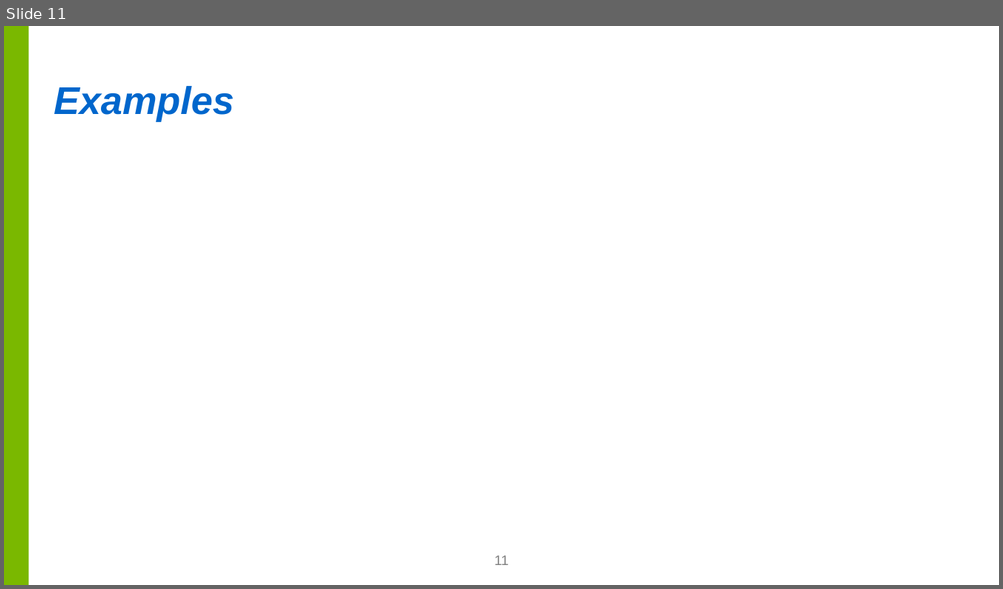
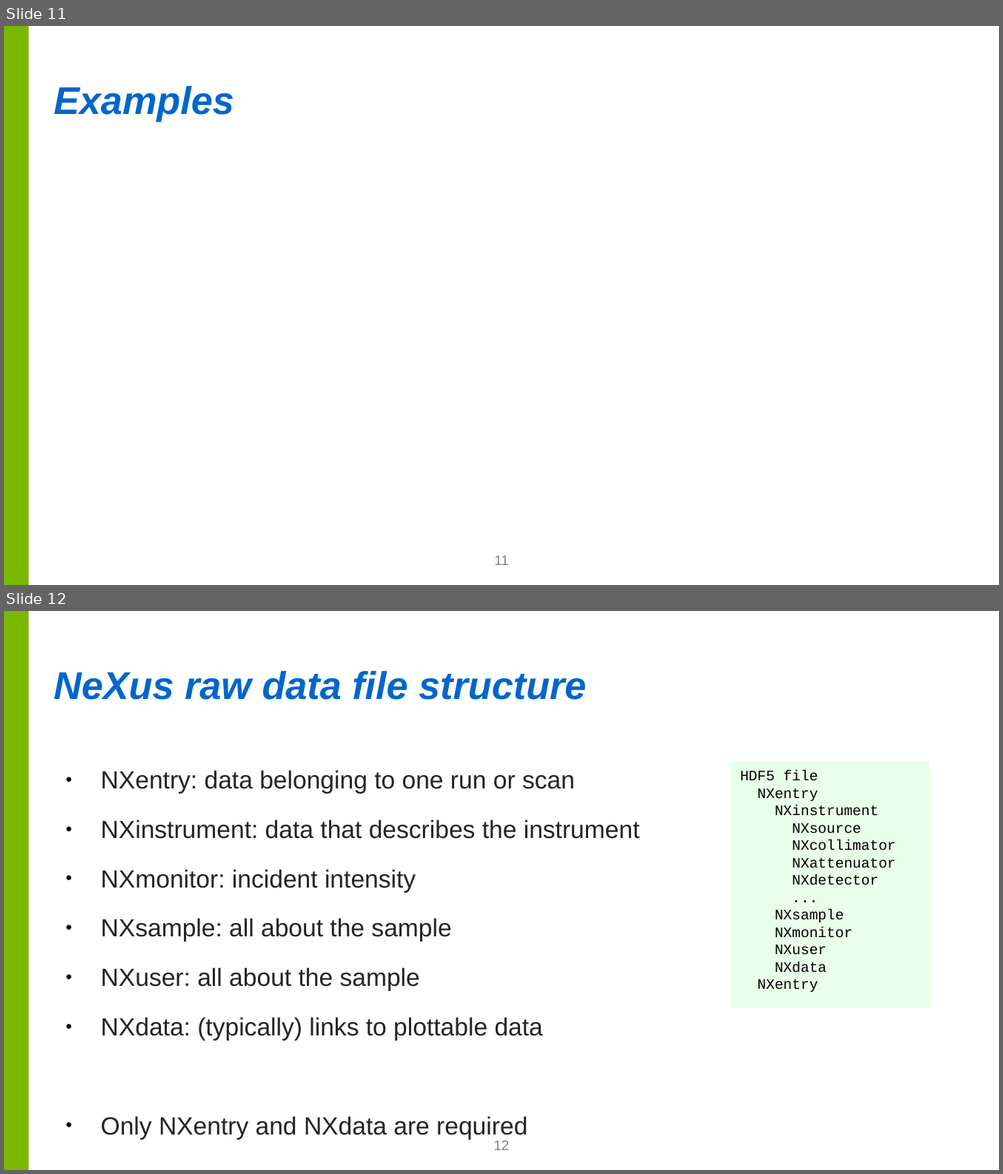
Before and after one commit to nexusformat/communications, a slide deck: 2017/NeXus-Intro.odp. Shown one above the other, each under a label of ours: slide 11 before the commit, slides 11 and 12 after it. The pictures are 1003x589 and 1003x1174 pixels, drawn with LibreOffice and Linux fonts; fonts in the diff are those of the drawing; background and template pictures are left out. Boxes give left, top, right and bottom in pixels: in the first picture for what was removed or moved away, otherwise in the second. Text is boxed around its words. In the diff, an @@ line names an element or a change of style, - is before the commit and + after.

```diff
--- a/2017/NeXus-Intro.odp
+++ b/2017/NeXus-Intro.odp
@@ slide 12 added at (4,611,999,1170), background #FFFFFF; not listed: 1 template element that a slide beside it also shows @@
@@ text added at (54,671,586,700), 28 pt, text #0066CC, bold, italic @@
+NeXus raw data file structure
@@ rectangle added at (730,761,929,1008), fill #EAFFEA, 10.5 pt, text #000000 @@
+HDF5 file
+NXentry
+NXinstrument
+NXsource
+NXcollimator
+NXattenuator
+NXdetector
+...
+NXsample
+NXmonitor
+NXuser
+NXdata
+NXentry
@@ text added at (101,770,640,1139), 18 pt, text #232425 @@
+● NXentry: data belonging to one run or scan
+● NXinstrument: data that describes the instrument
+● NXmonitor: incident intensity
+● NXsample: all about the sample
+● NXuser: all about the sample
+● NXdata: (typically) links to plottable data
+● Only NXentry and NXdata are required
@@ page number added at (494,1141,509,1150), 10 pt, text #808080 @@
+12
```
Also in this commit, not shown: 1 slide changed, 1 slide removed.
